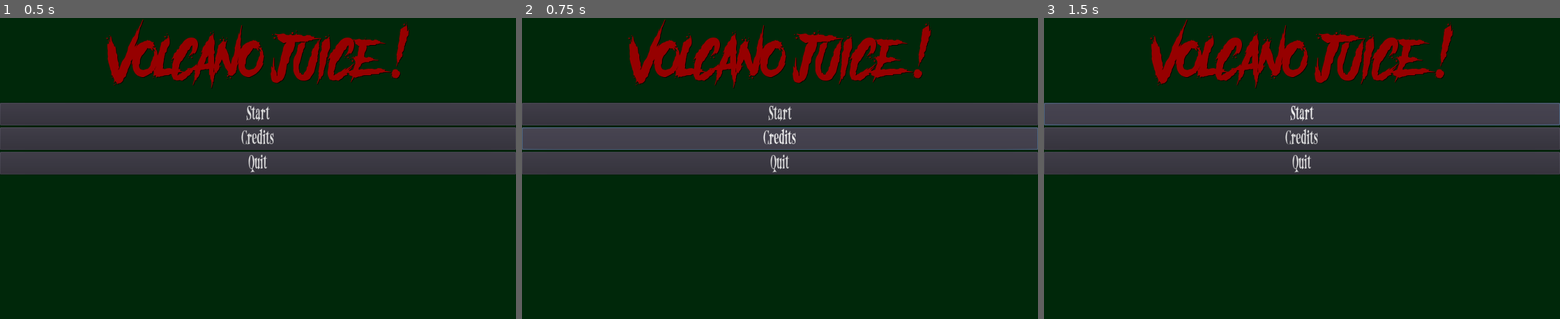
Above: before the commit, frames 1-3 (left to right).
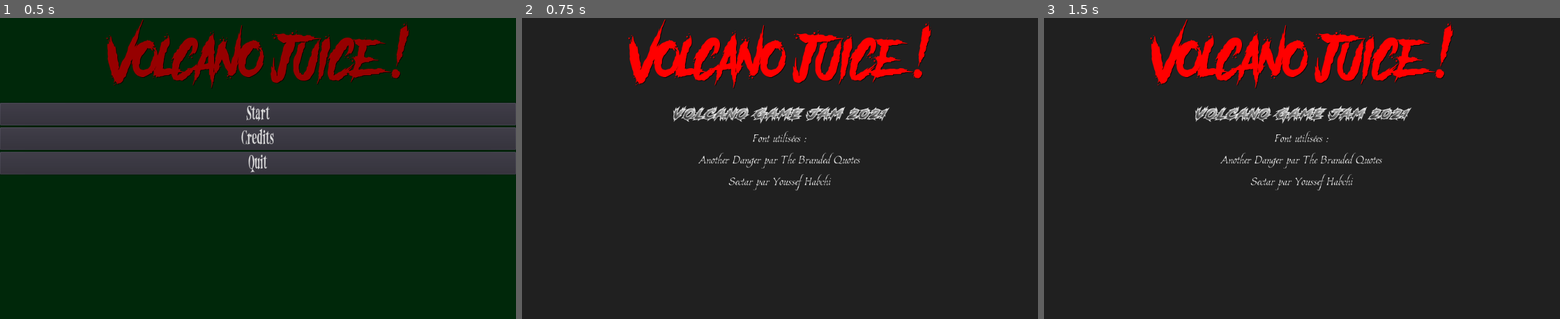
Above: after the commit, the same moments.

Repository: smallcluster/VolcanoJuice
Game: Godot game, scene res://Menu/Menu.tscn
Same seed, same stepped clock (60 frames per second), same inputs: the game is played once before the commit and once after it. The project has no main scene, so this scene is started directly.
Inputs (mouse positions are in pixels of both pictures, inside the frame that each line leads up to):
- Up to frame 1 (0.5 s): no input
- Up to frame 2 (0.75 s): click "Credits" at 0.5 s
- Up to frame 3 (1.5 s): click (1302, 114) at 1.25 s, where only the run before the commit has a clickable "Start"

Frame 1 is identical in both runs. In frame 2, 99% of the frame differs, in the area x 0-100%, y 0-100%; in frame 3, 99%.

Commit message:
Dialogue System

Diff:
--- a/src/Credits/Credit.tscn
+++ b/src/Credits/Credit.tscn
@@ -1,7 +1,6 @@
-[gd_scene load_steps=9 format=2]
+[gd_scene load_steps=7 format=2]
 
 [ext_resource path="res://Font/Estonia-Regular.ttf" type="DynamicFontData" id=1]
-[ext_resource path="res://Font/Sectar.otf" type="DynamicFontData" id=2]
 [ext_resource path="res://Font/Another Danger - Demo.otf" type="DynamicFontData" id=3]
 [ext_resource path="res://Font/Sectar_SP.otf" type="DynamicFontData" id=4]
 
@@ -9,10 +8,6 @@
 size = 95
 outline_color = Color( 1, 0, 0, 1 )
 font_data = ExtResource( 3 )
-
-[sub_resource type="DynamicFont" id=2]
-size = 32
-font_data = ExtResource( 2 )
 
 [sub_resource type="DynamicFont" id=3]
 size = 32
@@ -55,29 +50,19 @@
 align = 1
 valign = 1
 
-[node name="Auteurs" type="Label" parent="ColorRect/VBoxContainer"]
+[node name="Occasion" type="Label" parent="ColorRect/VBoxContainer"]
 margin_top = 169.0
 margin_right = 1024.0
-margin_bottom = 212.0
-custom_colors/font_color = Color( 0.847059, 0.847059, 0.847059, 1 )
-custom_fonts/font = SubResource( 2 )
-text = "Un jeu de JAFFUER Pierre et de LE LIDEC Tristan"
-align = 1
-valign = 1
-
-[node name="Occasion" type="Label" parent="ColorRect/VBoxContainer"]
-margin_top = 216.0
-margin_right = 1024.0
-margin_bottom = 261.0
+margin_bottom = 214.0
 custom_fonts/font = SubResource( 3 )
 text = "Volcano Game Jam 2021"
 align = 1
 valign = 1
 
 [node name="Fonts" type="Label" parent="ColorRect/VBoxContainer"]
-margin_top = 265.0
+margin_top = 218.0
 margin_right = 1024.0
-margin_bottom = 391.0
+margin_bottom = 344.0
 custom_fonts/font = SubResource( 4 )
 text = "Font utilisées :
 Another Danger par The Branded Quotes
--- /dev/null
+++ b/src/Dialogues/Dialogue.gd
@@ -0,0 +1,63 @@
+extends ColorRect
+
+export var dialogPath = ""
+export(float) var textSpeed = 0.05
+
+var dialog
+
+var phraseNum = 0
+var finished = false
+
+func _ready():
+	$Timer.wait_time = textSpeed
+	dialog = getDialog()
+	nextPhrase()
+
+func _process(_delta):
+	if Input.is_action_just_pressed("ui_accept"):
+		if finished:
+			nextPhrase()
+		else:
+			$Text.visible_characters = len($Text.text)
+
+func getDialog() -> Array:
+	var f = File.new()
+	assert(f.file_exists(dialogPath), "File path does not exists")
+
+	f.open(dialogPath, File.READ)
+	var json = f.get_as_text()
+
+	var output = parse_json(json)
+
+	if typeof(output) == TYPE_ARRAY:
+		return output
+	else:
+		return []
+
+func nextPhrase() -> void:
+	if phraseNum >= len(dialog):
+		queue_free()
+		return
+
+	finished = false
+
+	$Name.bbcode_text = dialog[phraseNum]["Name"]
+	$Text.bbcode_text = dialog[phraseNum]["Text"]
+
+	$Text.visible_characters = 0
+
+	var f = File.new()
+	var img = dialog[phraseNum]["Name"] + dialog[phraseNum]["Emotion"] + ".png"
+	if f.file_exists(img):
+		$Portrait.texture = load(img)
+	else: $Portrait.texture = null
+
+	while $Text.visible_characters < len($Text.text):
+		$Text.visible_characters += 1
+
+		$Timer.start()
+		yield($Timer, "timeout")
+
+	finished = true
+	phraseNum += 1
+	return
--- /dev/null
+++ b/src/Dialogues/Dialogue.tscn
@@ -0,0 +1,51 @@
+[gd_scene load_steps=5 format=2]
+
+[ext_resource path="res://Font/FiraSans-Regular.ttf" type="DynamicFontData" id=1]
+[ext_resource path="res://Dialogues/Dialogue.gd" type="Script" id=2]
+
+[sub_resource type="DynamicFont" id=1]
+size = 32
+font_data = ExtResource( 1 )
+
+[sub_resource type="DynamicFont" id=2]
+size = 36
+font_data = ExtResource( 1 )
+
+[node name="ColorRect" type="ColorRect"]
+margin_left = 191.0
+margin_top = 389.0
+margin_right = 791.0
+margin_bottom = 509.0
+rect_min_size = Vector2( 600, 120 )
+color = Color( 0.156863, 0.156863, 0.156863, 1 )
+script = ExtResource( 2 )
+__meta__ = {
+"_edit_use_anchors_": false
+}
+
+[node name="Name" type="RichTextLabel" parent="."]
+margin_right = 200.0
+margin_bottom = 40.0
+rect_min_size = Vector2( 200, 0 )
+custom_fonts/normal_font = SubResource( 1 )
+text = "Name"
+__meta__ = {
+"_edit_use_anchors_": false
+}
+
+[node name="Text" type="RichTextLabel" parent="."]
+margin_left = 30.0
+margin_top = 50.0
+margin_right = 580.0
+margin_bottom = 110.0
+rect_min_size = Vector2( 550, 60 )
+custom_colors/default_color = Color( 1, 1, 1, 1 )
+custom_fonts/normal_font = SubResource( 2 )
+text = "Text"
+__meta__ = {
+"_edit_use_anchors_": false
+}
+
+[node name="Timer" type="Timer" parent="."]
+
+[node name="Portrait" type="Sprite" parent="."]
--- a/src/Menu/Menu.tscn
+++ b/src/Menu/Menu.tscn
@@ -63,6 +63,8 @@
 [node name="Start" type="Button" parent="ColorRect/Main/Menu"]
 margin_right = 1024.0
 margin_bottom = 45.0
+grow_horizontal = 0
+grow_vertical = 0
 custom_fonts/font = SubResource( 2 )
 text = "Start"
 
@@ -81,3 +83,5 @@
 text = "Quit"
 
 [connection signal="pressed" from="ColorRect/Main/Menu/Start" to="." method="_on_Start_pressed"]
+[connection signal="pressed" from="ColorRect/Main/Menu/Credits" to="." method="_on_Credits_pressed"]
+[connection signal="pressed" from="ColorRect/Main/Menu/Quit" to="." method="_on_Quit_pressed"]
Binary file added: src/Font/FiraSans-Regular.ttf
Not shown, added: src/zip/Fira_Sans.zip
